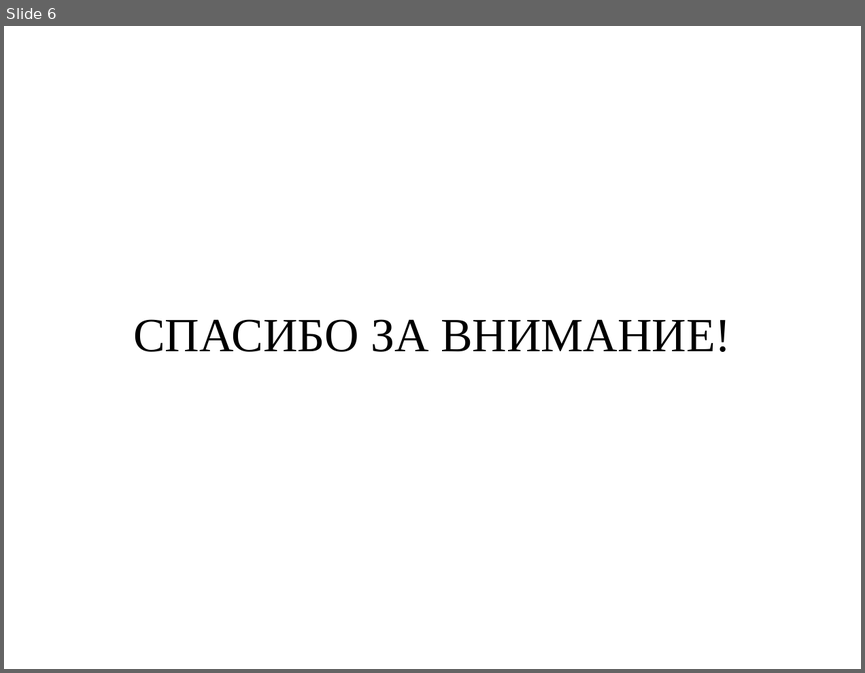
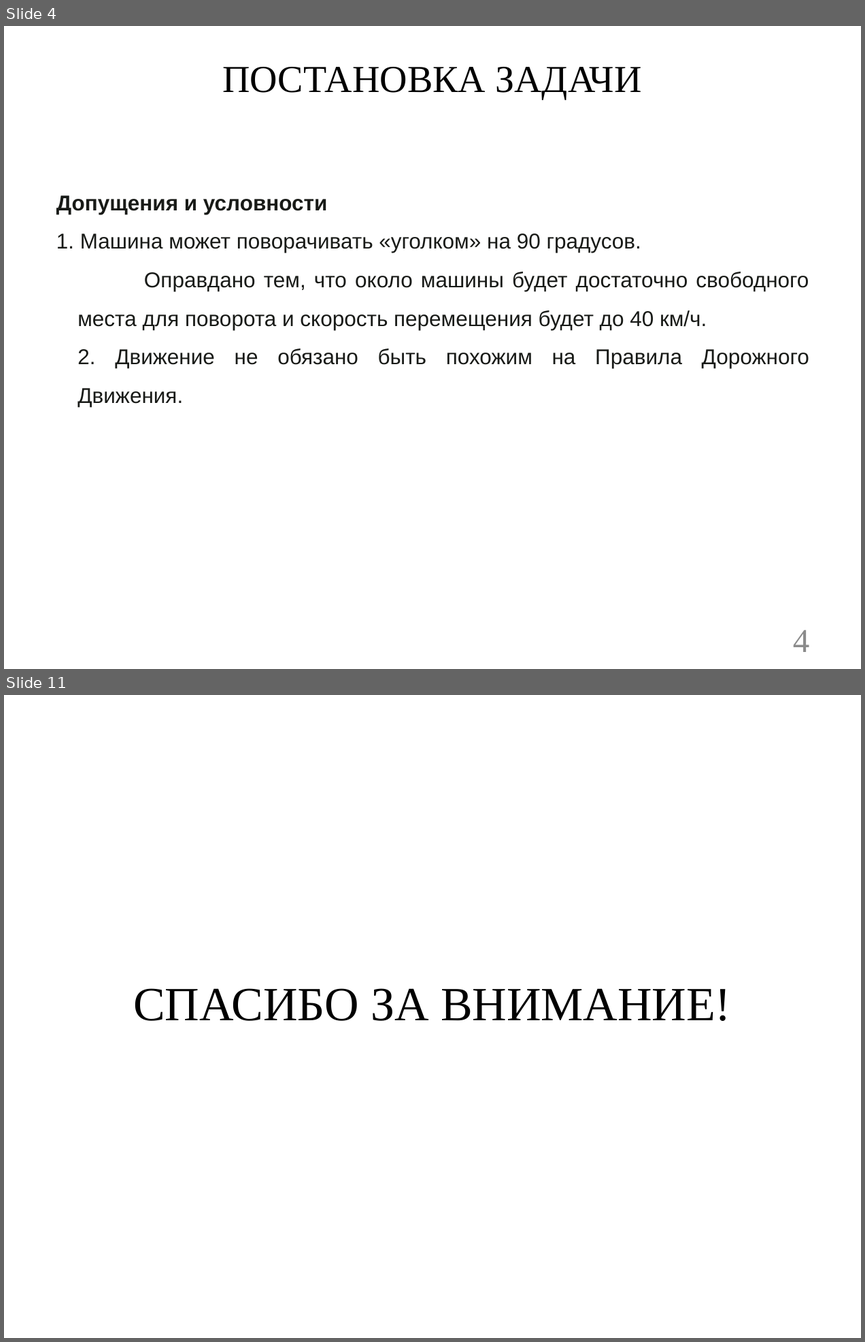
Before and after one commit to GeorgiaFrankinStain/Centralized_Control_of_Autopilots_diploma, a slide deck: _legal_documentation/преддипломная практика/TimofeevDA.pptx. Shown one above the other, each under a label of ours: slide 6 before the commit, slides 4 and 11 after it; the slides between them are not shown. The pictures are 865x673 and 865x1342 pixels, drawn with LibreOffice and Linux fonts; fonts in the diff are those of the drawing; background and template pictures are left out. Boxes give left, top, right and bottom in pixels: in the first picture for what was removed or moved away, otherwise in the second. Text is boxed around its words. In the diff, an @@ line names an element or a change of style, - is before the commit and + after.

```diff
--- a/_legal_documentation/преддипломная практика/TimofeevDA.pptx
+++ b/_legal_documentation/преддипломная практика/TimofeevDA.pptx
@@ slide 4 added at (x1=4, y1=26, x2=861, y2=669), background #FFFFFF @@
@@ title added at (x1=222, y1=67, x2=641, y2=99), 32 pt, text #000000 @@
+ПОСТАНОВКА ЗАДАЧИ
@@ text added at (x1=56, y1=195, x2=809, y2=368), 18 pt, text #181A17 @@
+Допущения и условности
+1. Машина может поворачивать «уголком» на 90 градусов.
+Оправдано тем, что около машины будет достаточно свободного места для поворота и скорость перемещения будет до 40 км/ч.
+2. Движение не обязано быть похожим на Правила Дорожного Движения.
@@ page number added at (x1=793, y1=630, x2=810, y2=652), 28 pt, text #8C8C8C @@
+4
@@ what was slide 6 is now slide 11 @@
```
Also in this commit, not shown: 4 slides changed, 5 other slides added, 1 slide removed, 27 other files.
